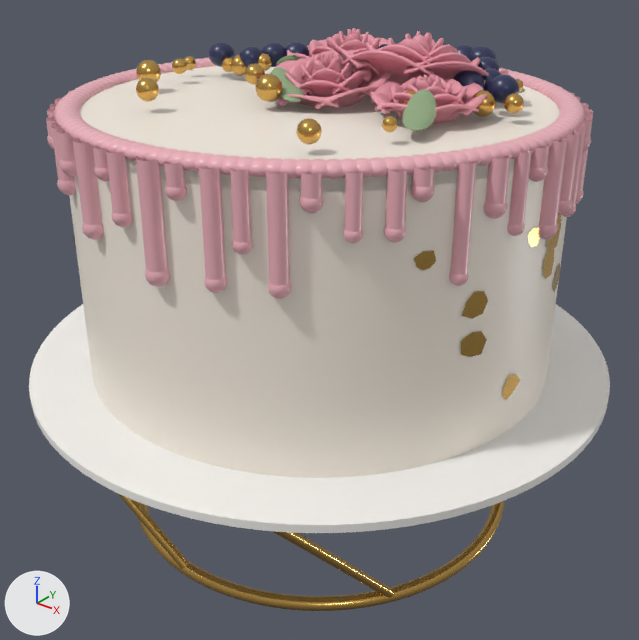
The Blender file blender/cake.blend as it was, and as the next commit left it.
Rendered twice from a camera (50 mm lens) standing at (2.33, -2.91, 1.94) and looking at (0.04, -0.06, 0.17). Every picture has the same lights, and +X, +Y and +Z are marked at lower left. The picture after the commit comes second.

In view in the first picture: 'Deco_berries', 'Deco_goldleaf', 'Deco_pearls', 'Deco_rose0', 'Deco_rose2', 'Drip_body', 'Drip_wedge', 'Shell_body', 'Shell_wedge', 'Stand_board', 'Stand_gold', 'Top_body', 'Top_wedge' and 3 more.
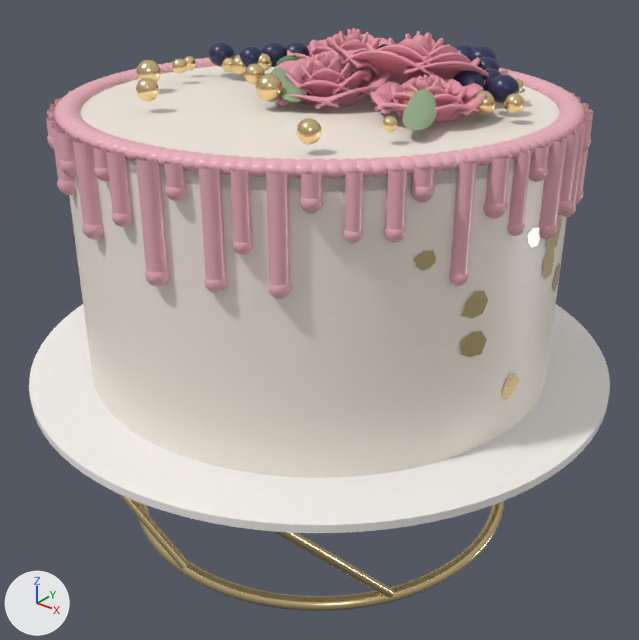
Where the change shows, as pixel boxes [x1, y1, x2, y2] in the pictures (639 x 640 px):
'Stand_gold', recoloured (orange to beige)
    both: [118, 493, 505, 611]
'Deco_pearls', recoloured
    both: [136, 53, 524, 144]
'Deco_goldleaf', recoloured
    both: [414, 215, 561, 400]

What the commit changed:
Material 'Gold' (mat_gold) changes colour from orange #d9ae5f to beige #f9dfa6; in linear values from (0.694, 0.423, 0.114) to (0.95, 0.74, 0.38).
